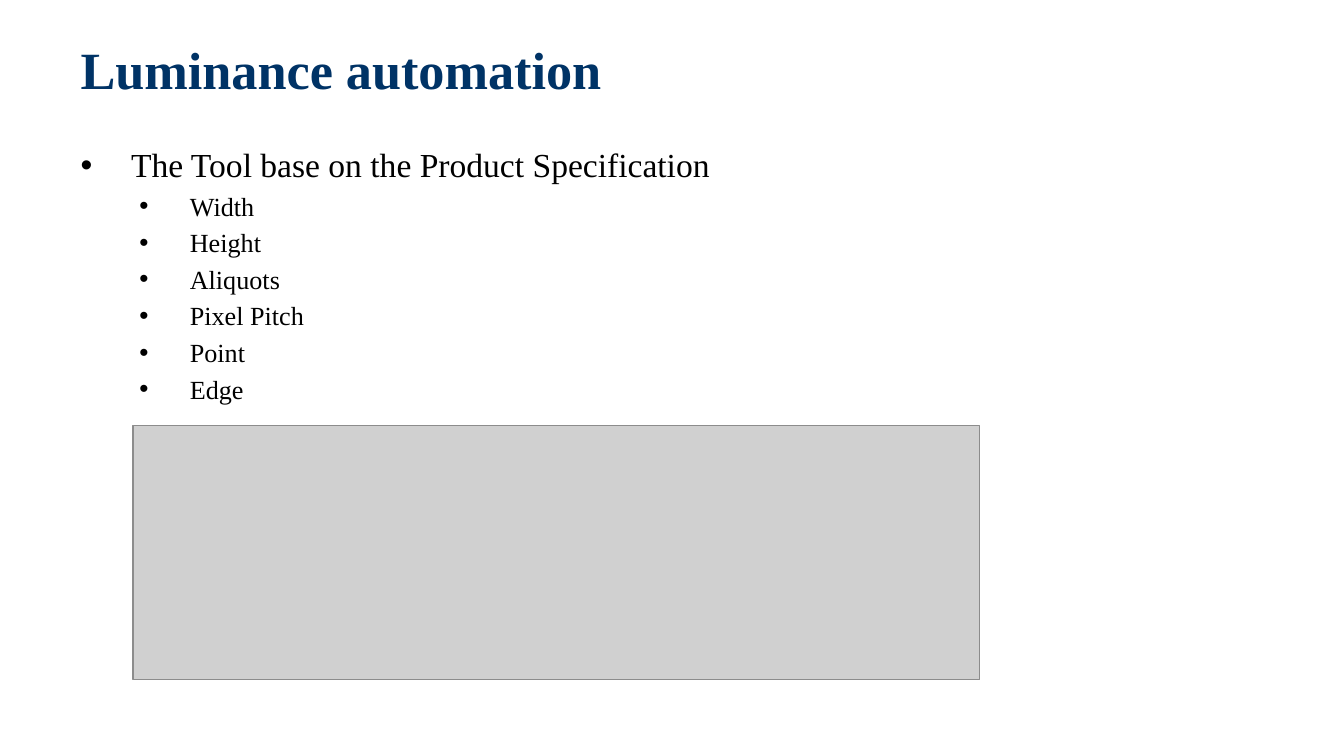
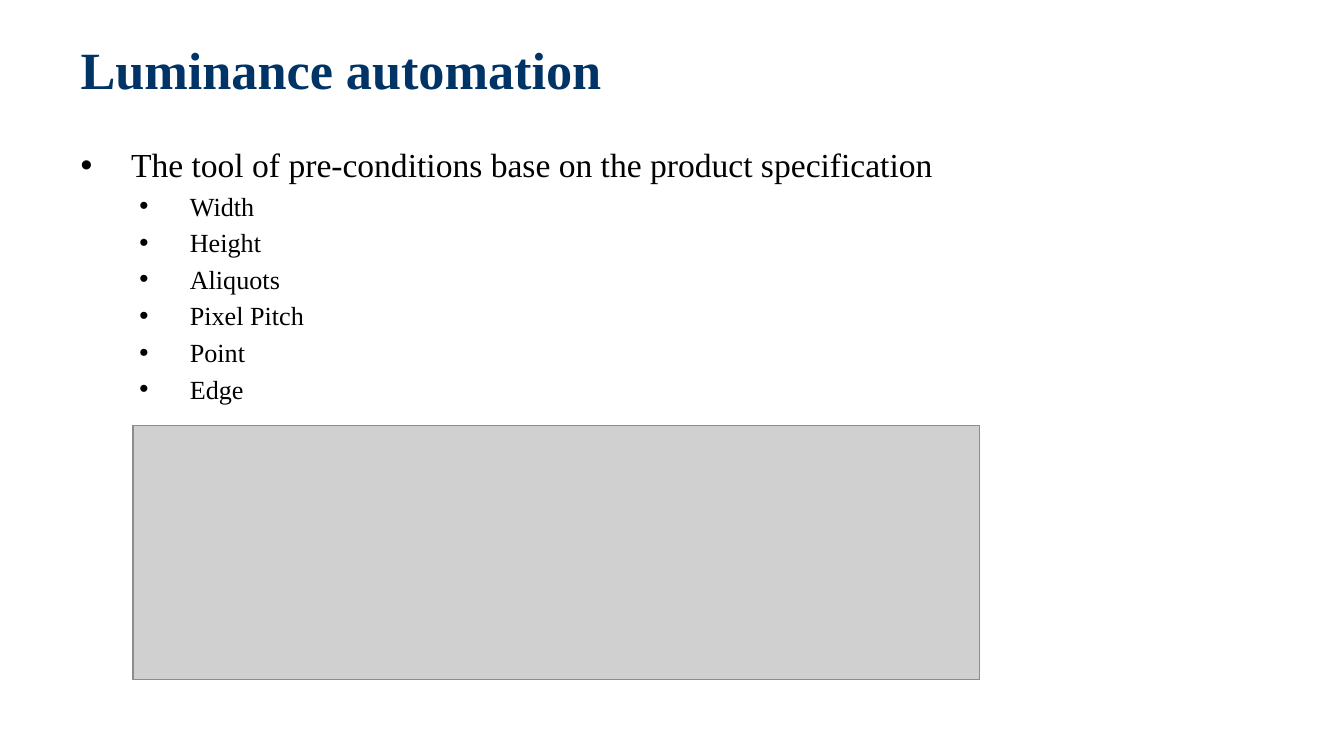
Before and after one commit to jackiejay888/automation, a slide deck: slide 22 of kpi/Test Automation_Demo.pptx (slide 21 before the commit). Drawn at 1344x756 pixels with LibreOffice and Linux fonts; fonts in the diff are those of the drawing; grey boxes stand for pictures; background and template pictures are left out. Boxes give left, top, right and bottom in pixels: in the first picture for what was removed or moved away, otherwise in the second. Text is boxed around its words. In the diff, an @@ line names an element or a change of style, - is before the commit and + after.

```diff
--- a/kpi/Test Automation_Demo.pptx
+++ b/kpi/Test Automation_Demo.pptx
@@ text at <box>131,153,932,184</box>: text changed @@
-  • The Tool base on the Product Specification
+  • The tool of pre-conditions base on the product specification
```
Also in this commit, not shown: 9 other slides changed, 1 slide added, 1 other file.
